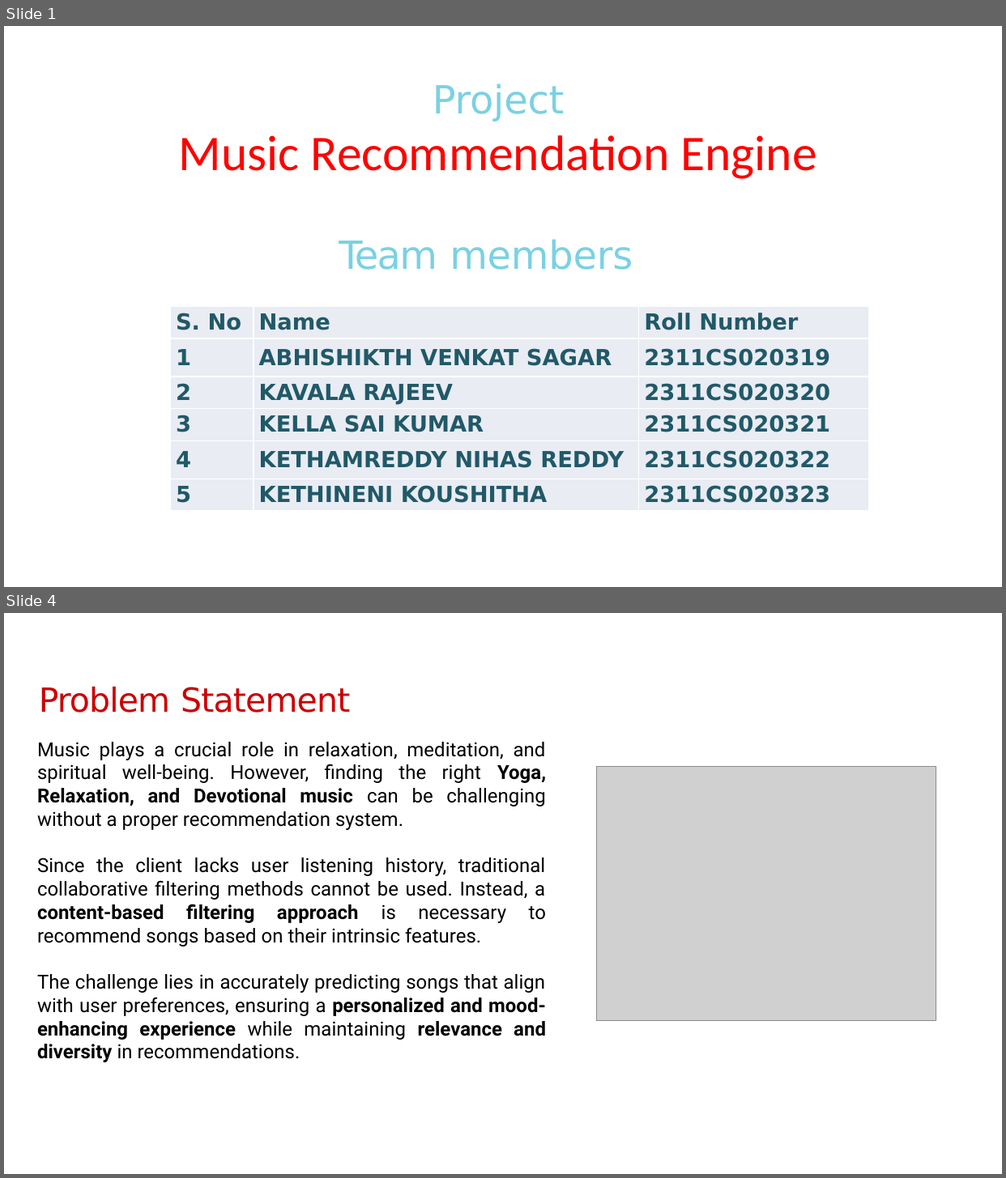
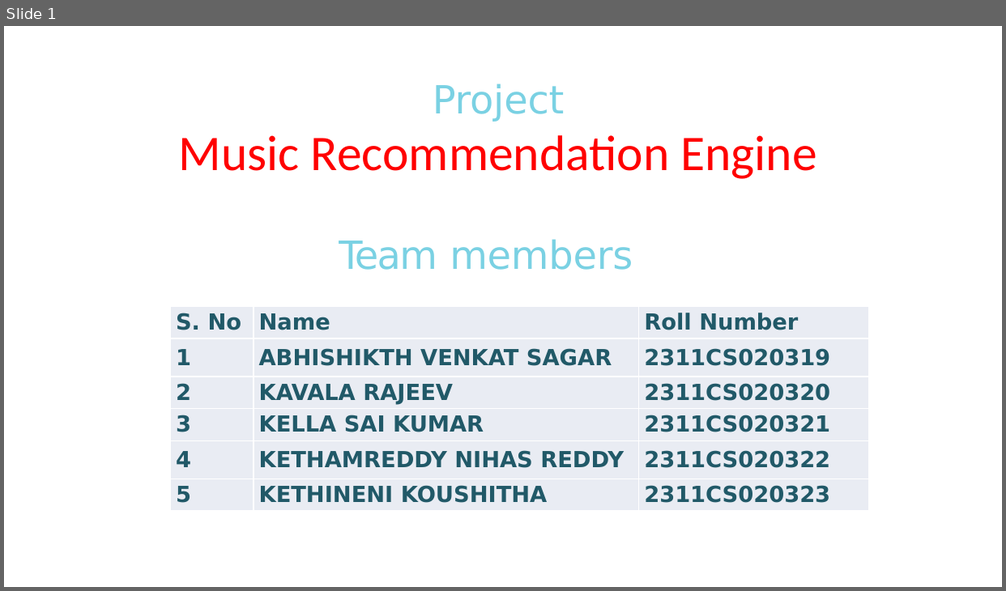
Before and after one commit to Rajeevkavala/Application-Development, a slide deck: Project/Music_Recommendation_Review-1.pptx. Shown one above the other, each under a label of ours: slides 1 and 4 before the commit, slide 1 after it; the slides between them are not shown. The pictures are 1006x1178 and 1006x591 pixels, drawn with LibreOffice and Linux fonts; fonts in the diff are those of the drawing; grey boxes stand for pictures; background and template pictures are left out. Boxes give left, top, right and bottom in pixels: in the first picture for what was removed or moved away, otherwise in the second. Text is boxed around its words. In the diff, an @@ line names an element or a change of style, - is before the commit and + after.

```diff
--- a/Project/Music_Recommendation_Review-1.pptx
+++ b/Project/Music_Recommendation_Review-1.pptx
@@ slide 4 removed at [4,613,1002,1174], background #FFFFFF @@
@@ title removed at [39,686,350,713] @@
-Problem Statement
@@ text removed at [37,742,546,1063] @@
-Music plays a crucial role in relaxation, meditation, and spiritual well-being. However, finding the right Yoga, Relaxation, and Devotional music can be challenging without a proper recommendation system.
-Since the client lacks user listening history, traditional collaborative filtering methods cannot be used. Instead, a content-based filtering approach is necessary to recommend songs based on their intrinsic features.
-The challenge lies in accurately predicting songs that align with user preferences, ensuring a personalized and mood-enhancing experience while maintaining relevance and diversity in recommendations.
@@ picture removed at [597,767,936,1021] @@
```
Also in this commit, not shown: 3 slides changed, 7 slides added, 2 other slides removed, 5 other files.
